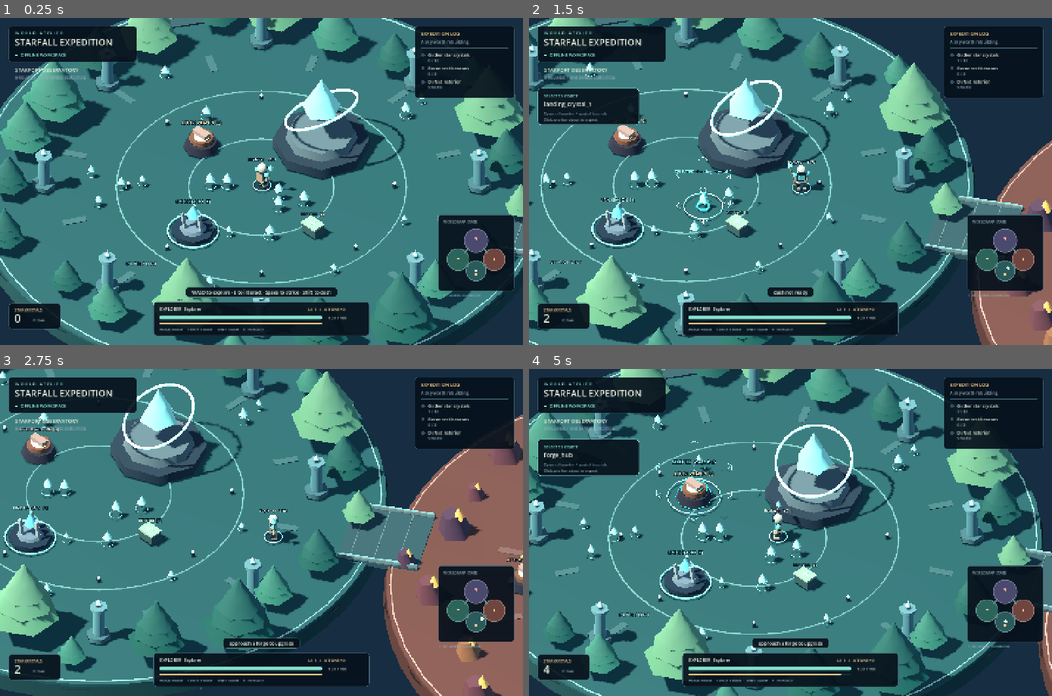
Above: before the commit, frames 1-4 (two rows, left to right).
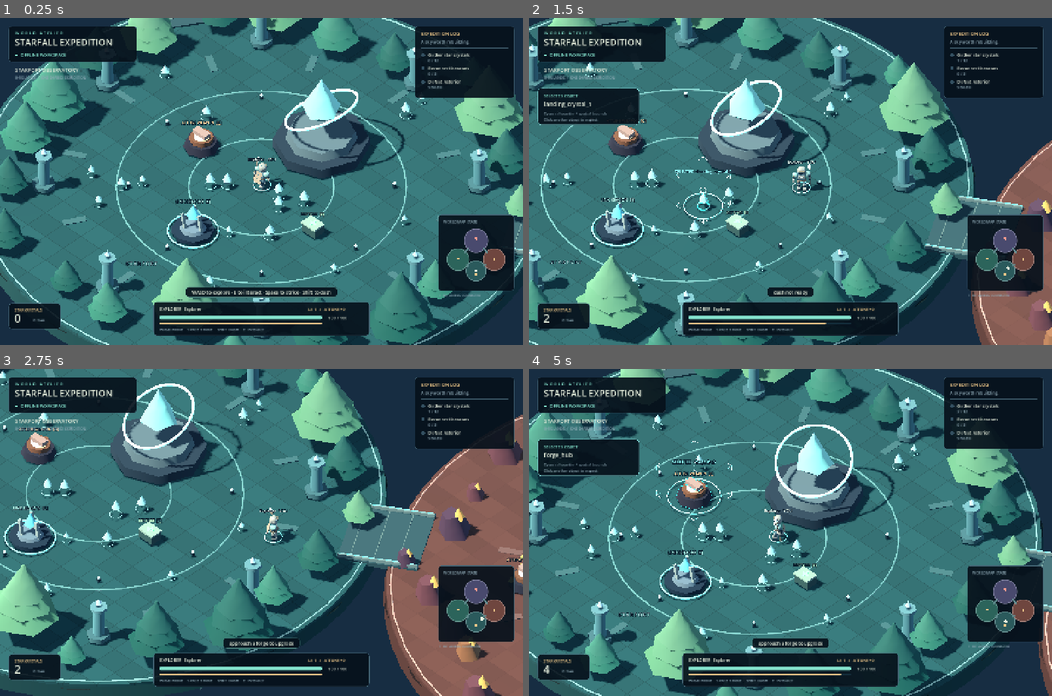
Above: after the commit, the same moments.

Repository: BruceCheng1995/WorldAtelier
Game: Godot game, scene res://main.tscn
Two runs of this game, one before a commit and one after it. Both use one fixed random seed, a clock stepped at 60 frames per second and the inputs below.
Inputs (mouse positions are in pixels of both pictures, inside the frame that each line leads up to):
- Up to frame 1 (0.25 s): no input
- Up to frame 2 (1.5 s): tap Enter at 0.5 s; move the mouse to (905, 165) at 0.52 s; hold D 0.53-1.28 s; tap E at 0.6 s; click (905, 165) at 0.67 s; tap Space at 0.77, 1.07 s; tap Shift at 0.8, 1.35 s; move the mouse to (685, 197) at 1.27 s; hold S from 1.28 s (still down); click (685, 197) at 1.42 s
- Up to frame 3 (2.75 s): tap Space at 1.52, 1.82 s; tap Q at 1.55, 2.1 s; move the mouse to (313, 460) at 2.02 s; release S at 2.03 s; hold D from 2.03 s (still down); hold Space from 2.03 s (still down); click (313, 460) at 2.17 s
- Up to frame 4 (5 s): move the mouse to (764, 597) at 2.77 s; release D at 2.78 s; release Space at 2.78 s; hold W 2.78-3.53 s; tap Space at 2.85, 3.02, 3.32, 3.77, 4.07, 4.52, 4.82 s; click (764, 597) at 2.92 s; tap E at 3.05, 3.6 s; move the mouse to (947, 581) at 3.52 s; hold A from 3.53 s (still down); click (947, 581) at 3.67 s; tap Shift at 3.8, 4.35 s; move the mouse to (633, 483) at 4.27 s; click (633, 483) at 4.42 s; tap Q at 4.55 s

The runs differ from the first frame. In frame 1, 1.5% of the frame differs, in the area x 0-100%, y 0-100%; in frame 2, 1.4%; in frame 3, 1.1%; in frame 4, 1.6%, in the area x 0-97%, y 0-100%.

Commit message:
Add skinned explorer, soundscape and isolated immutable GLB loading

Diff:
--- /dev/null
+++ b/runtimes/godot/scripts/audio.gd
@@ -0,0 +1,37 @@
+extends Node
+var music: AudioStreamPlayer
+var last_event = 0
+var enabled = false
+var streams: Dictionary = {}
+func _ready() -> void:
+	for name in ["strike", "hit", "dash", "collect", "beacon", "heal", "danger", "first_light"]:
+		streams[name] = load("res://assets/audio/" + name + ".wav")
+	music = AudioStreamPlayer.new()
+	music.stream = streams.first_light
+	music.volume_db = -17
+	add_child(music)
+	music.finished.connect(func():
+		if enabled: music.play())
+func activate() -> void:
+	if not enabled:
+		enabled = true
+		music.play()
+func update_state(state: Dictionary, user_id: String) -> void:
+	var player = state.get("players", {}).get(user_id, {})
+	for event in state.get("events", []):
+		if int(event.id) <= last_event:
+			continue
+		last_event = int(event.id)
+		if not enabled or player.is_empty() or float(state.get("world_time", 0)) - float(event.get("time", 0)) > 1:
+			continue
+		if Vector2(player.x - event.x, player.z - event.z).length() > 23:
+			continue
+		var cue = {"slash": "strike", "hit": "hit", "player_hit": "hit", "dash": "dash", "collect": "collect", "beacon": "beacon", "upgrade": "beacon", "victory": "beacon", "heal": "heal", "enemy_attack": "danger"}.get(event.kind, "")
+		if cue.is_empty():
+			continue
+		var voice = AudioStreamPlayer.new()
+		voice.stream = streams[cue]
+		voice.volume_db = -13 if cue != "hit" else -18
+		add_child(voice)
+		voice.finished.connect(voice.queue_free)
+		voice.play()
--- a/runtimes/godot/scripts/game_state.gd
+++ b/runtimes/godot/scripts/game_state.gd
@@ -1,5 +1,6 @@
 class_name ExpeditionState
 extends RefCounted
+const Assets = preload("res://scripts/live_assets.gd")
 
 var content: Dictionary = {}
 var state: Dictionary = {}
@@ -95,6 +96,9 @@
 	var error = validate(candidate)
 	if not error.is_empty():
 		return error
+	var prepared_assets = Assets.prepare(candidate)
+	if not prepared_assets.ok:
+		return prepared_assets.error
 	content = candidate.duplicate(true)
 	state = {"schema": 1, "tick": 0, "world_time": 0.0, "players": {}, "enemies": {}, "objects": {}, "events": [], "tasks": [], "objectives": {"beacons": 0, "boss_defeated": false}, "event_serial": 0}
 	if saved is Dictionary and saved.get("schema", 1) == 1:
--- /dev/null
+++ b/runtimes/godot/scripts/live_assets.gd
@@ -0,0 +1,63 @@
+class_name ExpeditionAssets
+extends RefCounted
+
+# Remote assets are immutable embedded GLBs. Each candidate uses fresh GLTF state
+# and PackedScene instances; no ResourceLoader REPLACE or shared-path overwrite.
+static func prepare(content: Dictionary) -> Dictionary:
+	var scenes = {}
+	var blobs = content.get("asset_blobs", {})
+	if not blobs is Dictionary:
+		return {"ok": false, "error": "asset_blobs must be a dictionary"}
+	var needed = {}
+	for object in content.get("objects", []):
+		if object.has("model_asset"):
+			if not object.model_asset is String or object.model_asset.length() != 64:
+				return {"ok": false, "error": "invalid model_asset hash"}
+			needed[object.model_asset] = true
+	for hash in needed:
+		var blob = blobs.get(hash)
+		if not blob is Dictionary or blob.get("mime") != "model/gltf-binary" or not blob.get("data_base64") is String:
+			return {"ok": false, "error": "missing GLB asset: " + str(hash)}
+		if blob.data_base64.length() > 24 * 1024 * 1024:
+			return {"ok": false, "error": "GLB exceeds 18 MB runtime limit"}
+		var bytes = Marshalls.base64_to_raw(blob.data_base64)
+		var hashing = HashingContext.new()
+		hashing.start(HashingContext.HASH_SHA256)
+		hashing.update(bytes)
+		if hashing.finish().hex_encode() != hash:
+			return {"ok": false, "error": "GLB hash mismatch"}
+		var error = validate_glb(bytes)
+		if not error.is_empty():
+			return {"ok": false, "error": error}
+		var document = GLTFDocument.new()
+		var gltf = GLTFState.new()
+		var code = document.append_from_buffer(bytes, "", gltf)
+		if code != OK:
+			return {"ok": false, "error": "GLB parse failed: " + error_string(code)}
+		var scene = document.generate_scene(gltf)
+		if scene == null:
+			return {"ok": false, "error": "GLB scene generation failed"}
+		var packed = PackedScene.new()
+		code = packed.pack(scene)
+		scene.free()
+		if code != OK:
+			return {"ok": false, "error": "GLB scene packing failed"}
+		scenes[hash] = packed
+	return {"ok": true, "scenes": scenes}
+
+static func validate_glb(bytes: PackedByteArray) -> String:
+	if bytes.size() < 24 or bytes.decode_u32(0) != 0x46546c67 or bytes.decode_u32(4) != 2 or bytes.decode_u32(8) != bytes.size():
+		return "invalid GLB header"
+	var json_length = bytes.decode_u32(12)
+	if bytes.decode_u32(16) != 0x4e4f534a or json_length > bytes.size() - 20:
+		return "invalid GLB JSON chunk"
+	var document = JSON.parse_string(bytes.slice(20, 20 + json_length).get_string_from_utf8())
+	if not document is Dictionary:
+		return "invalid GLB JSON"
+	for key in ["buffers", "images"]:
+		for item in document.get(key, []):
+			if item.has("uri") and not str(item.uri).begins_with("data:"):
+				return "external GLB resources are not permitted; embed them in the GLB"
+	if document.get("nodes", []).size() > 2000 or document.get("meshes", []).size() > 500:
+		return "GLB scene capacity exceeded"
+	return ""
--- a/runtimes/godot/scripts/main.gd
+++ b/runtimes/godot/scripts/main.gd
@@ -3,6 +3,8 @@
 const Game = preload("res://scripts/game_state.gd")
 const Visual = preload("res://scripts/world_visual.gd")
 const Overlay = preload("res://scripts/hud.gd")
+const Soundscape = preload("res://scripts/audio.gd")
+var soundscape: Node
 var game = Game.new()
 var visual: Node3D
 var hud: Control
@@ -21,6 +23,7 @@
 var sent_hello = false
 var connection_status = "PREPARING EXPEDITION"
 var request_serial = 0
+var session_nonce = Crypto.new().generate_random_bytes(12).hex_encode()
 var send_clock = 0.0
 var snapshot_clock = 0.0
 var telemetry_clock = 0.0
@@ -70,6 +73,8 @@
 		if script is Array:
 			input_script = script
 	if DisplayServer.get_name() != "headless" and role != "authority":
+		soundscape = Soundscape.new()
+		add_child(soundscape)
 		visual = Visual.new()
 		add_child(visual)
 		hud = Overlay.new()
@@ -78,6 +83,8 @@
 		canvas.add_child(hud)
 		hud.game_root = self
 		visual.game_root = self
+		if args.has("camera-size"):
+			visual.camera.size = clampf(float(args["camera-size"]), 12, 45)
 	if role == "offline":
 		user_id = str(args.get("offline-user", "offline-explorer"))
 		var candidate = load_json(str(args.get("content", "res://content/world.json")))
@@ -146,6 +153,7 @@
 			scripted_index += 1
 	if visual and initialized:
 		visual.update_world(state, user_id, delta)
+		soundscape.update_state(state, user_id)
 	if hud:
 		hud.queue_redraw()
 	telemetry_clock += delta
@@ -228,7 +236,10 @@
 			initialized = true
 			connection_status = "SYNCHRONIZING WORLD"
 			if visual:
-				visual.build_world(content)
+				error = visual.build_world(content)
+				if not error.is_empty():
+					fail("Client asset preparation failed: " + error)
+					return
 			send({"type": "loaded", "release_id": release_id})
 		"active":
 			active = true
@@ -247,14 +258,18 @@
 			last_sequence = int(packet.get("sequence", last_sequence))
 		"content":
 			active = false
-			var error = Game.validate(packet.get("content"))
+			var candidate = packet.get("content")
+			var error = Game.validate(candidate)
+			if error.is_empty() and visual:
+				error = visual.build_world(candidate)
 			if not error.is_empty():
-				fail("Content update rejected: " + error)
-				return
-			content = packet.content
+				send({"type": "content_rejected", "release_id": packet.get("release_id", ""), "error": error})
+				connection_status = "UPDATE REJECTED · PREVIOUS VIEW"
+				show_log("Content rejected; previous view preserved: " + error)
+				return
+			active = false
+			content = candidate
 			release_id = str(packet.release_id)
-			if visual:
-				visual.build_world(content)
 			send({"type": "loaded", "release_id": release_id})
 			show_log("WORLD UPDATED · your expedition continues")
 		"ack":
@@ -274,6 +289,8 @@
 func issue_command(action: String, payload: Dictionary = {}) -> void:
 	if not active:
 		return
+	if soundscape and action != "move":
+		soundscape.activate()
 	request_serial += 1
 	if role == "offline":
 		var result = game.command(user_id, action, payload)
@@ -282,7 +299,7 @@
 		if action != "move":
 			save_offline()
 	else:
-		send({"type": "command", "request_id": "g-" + str(Time.get_ticks_msec()) + "-" + str(request_serial), "epoch": epoch, "release_id": release_id, "control_generation": control_generation, "action": action, "payload": payload})
+		send({"type": "command", "request_id": "g-" + session_nonce + "-" + str(request_serial), "epoch": epoch, "release_id": release_id, "control_generation": control_generation, "action": action, "payload": payload})
 
 func process_controls(delta: float) -> void:
 	var direction = Vector2.ZERO
@@ -310,6 +327,8 @@
 			issue_command("attack")
 
 func _unhandled_input(event: InputEvent) -> void:
+	if soundscape and (event is InputEventKey or event is InputEventMouseButton):
+		soundscape.activate()
 	if not active:
 		return
 	if event is InputEventKey and event.pressed and not event.echo:
@@ -331,6 +350,10 @@
 			issue_command("select", {"object_id": id})
 		elif event.button_index == MOUSE_BUTTON_RIGHT:
 			issue_command("attack")
+		elif event.button_index == MOUSE_BUTTON_WHEEL_UP and visual:
+			visual.camera.size = maxf(14, visual.camera.size - 2)
+		elif event.button_index == MOUSE_BUTTON_WHEEL_DOWN and visual:
+			visual.camera.size = minf(42, visual.camera.size + 2)
 
 func _on_browser_message(arguments: Array) -> void:
 	if arguments.is_empty():
--- a/runtimes/godot/scripts/world_visual.gd
+++ b/runtimes/godot/scripts/world_visual.gd
@@ -1,4 +1,6 @@
 extends Node3D
+const Assets = preload("res://scripts/live_assets.gd")
+var prepared_assets: Dictionary = {}
 
 var game_root: Node
 var camera: Camera3D
@@ -18,6 +20,7 @@
 var selection: Node3D
 var camera_target = Vector3(0, 0, 6)
 var outline_shader: Shader
+var floor_shader: Shader
 var effects_live: Array = []
 var screen_shake = 0.0
 
@@ -57,8 +60,10 @@
 	add_child(actors)
 	effects = Node3D.new()
 	add_child(effects)
+	floor_shader = Shader.new()
+	floor_shader.code = "shader_type spatial; uniform vec4 stone_color : source_color; uniform float grid_strength = 0.16; varying vec3 world_pos; void vertex(){world_pos=(MODEL_MATRIX*vec4(VERTEX,1.0)).xyz;} void fragment(){vec2 p=world_pos.xz*0.48;vec2 cell=abs(fract(p)-0.5);float grout=smoothstep(0.475,0.495,max(cell.x,cell.y));float variety=sin(floor(p.x)*13.4+floor(p.y)*41.7)*0.045;ALBEDO=stone_color.rgb*(0.95+variety)*(1.0-grout*grid_strength);ROUGHNESS=0.94;}"
 	outline_shader = Shader.new()
-	outline_shader.code = "shader_type spatial; render_mode unshaded,cull_front; uniform vec4 line_color : source_color = vec4(0.3,1.0,1.0,1.0); void vertex(){VERTEX += NORMAL * 0.075;} void fragment(){ALBEDO=line_color.rgb;EMISSION=line_color.rgb*0.8;}"
+	outline_shader.code = "shader_type spatial; render_mode unshaded,cull_front; uniform vec4 line_color : source_color = vec4(0.3,1.0,1.0,1.0); void vertex(){VERTEX += NORMAL * 0.035;} void fragment(){ALBEDO=line_color.rgb;EMISSION=line_color.rgb*0.8;}"
 
 func mat(color: Color, emission: float = 0.0, metal: float = 0.0) -> StandardMaterial3D:
 	var key = color.to_html() + str(emission) + str(metal)
@@ -138,7 +143,11 @@
 	parent.add_child(node)
 	return node
 
-func build_world(candidate: Dictionary) -> void:
+func build_world(candidate: Dictionary) -> String:
+	var prepared = Assets.prepare(candidate)
+	if not prepared.ok:
+		return prepared.error
+	prepared_assets = prepared.scenes
 	content = candidate
 	selected = ""
 	if is_instance_valid(selection):
@@ -168,6 +177,7 @@
 	var title_anchor = Node3D.new()
 	terrain.add_child(title_anchor)
 	label(title_anchor, "S T A R P O R T", Vector3(0, .2, 20), Color("#a6d5d5"), 25)
+	return ""
 
 func build_island(zone: Dictionary) -> void:
 	var root = Node3D.new()
@@ -176,7 +186,12 @@
 	var color = Color(zone.color)
 	cylinder(root, Vector3(0, -4.7, 0), zone.radius * .60, 8.5, color.darkened(.62), zone.radius, 18)
 	cylinder(root, Vector3(0, -.8, 0), zone.radius, 1.3, color.darkened(.24), zone.radius * .99, 56)
-	cylinder(root, Vector3(0, -.06, 0), zone.radius * .99, .25, color, -1, 64)
+	var floor_mesh = cylinder(root, Vector3(0, -.06, 0), zone.radius * .99, .25, color, -1, 64)
+	var floor_material = ShaderMaterial.new()
+	floor_material.shader = floor_shader
+	floor_material.set_shader_parameter("stone_color", color)
+	floor_material.set_shader_parameter("grid_strength", .17 if zone.id in ["observatory", "citadel"] else .035)
+	floor_mesh.material_override = floor_material
 	ring(root, Vector3(0, .09, 0), zone.radius - .6, color.lightened(.25), .07)
 	# Concentric inlaid architecture and radial pathway wedges.
 	for rr in [6.0, 12.0]:
@@ -200,6 +215,11 @@
 	root.set_meta("definition", object)
 	objects[object.id] = root
 	var color = Color(object.get("color", "#72dad2"))
+	if object.has("model_asset") and prepared_assets.has(object.model_asset):
+		var model = prepared_assets[object.model_asset].instantiate()
+		root.add_child(model)
+		model.name = "ContentModel"
+		return
 	match object.kind:
 		"bridge":
 			box(root, Vector3(0, -.25, 0), Vector3(object.length, .45, object.width), Color("#416369"))
@@ -291,6 +311,21 @@
 func actor(player: bool, kind: String, color: Color) -> Node3D:
 	var root = Node3D.new()
 	actors.add_child(root)
+	if player and ResourceLoader.exists("res://assets/explorer.glb"):
+		var packed = load("res://assets/explorer.glb")
+		var avatar = packed.instantiate()
+		avatar.name = "Avatar"
+		avatar.rotation.y = PI
+		root.add_child(avatar)
+		ring(root, Vector3(0, .08, 0), .72, color, .04)
+		label(root, "EXPLORER", Vector3(0, 2.9, 0), Color("#e5f6ec"), 22).name = "NameLabel"
+		var animations = avatar.find_children("*", "AnimationPlayer", true, false)
+		if not animations.is_empty():
+			root.set_meta("animation_player", animations[0])
+			for animation_name in animations[0].get_animation_list():
+				if str(animation_name) in ["Idle", "Walk"]:
+					animations[0].get_animation(animation_name).loop_mode = Animation.LOOP_LINEAR
+		return root
 	if player:
 		cylinder(root, Vector3(0, .06, 0), .7, .06, Color(.06, .13, .2, .5), -1, 16)
 		ring(root, Vector3(0, .08, 0), .74, color, .045)
@@ -362,11 +397,21 @@
 		var facing = Vector2(player.get("facing_x", 0), player.get("facing_z", -1))
 		node.rotation.y = lerp_angle(node.rotation.y, atan2(-facing.x, -facing.y), delta * 15)
 		var motion = clampf(distance * 5, 0, 1)
-		node.get_node("Body").position.y = sin(time * 14) * .07 * motion
-		node.get_node("LeftLeg").rotation.x = sin(time * 14) * .45 * motion
-		node.get_node("RightLeg").rotation.x = -sin(time * 14) * .45 * motion
 		var attacking = float(player.get("attack_until", 0)) > float(state.get("world_time", 0))
-		node.get_node("Body/Weapon").rotation.x = -.9 + sin(time * 28) * .8 if attacking else .08
+		if node.has_meta("animation_player"):
+			var anim = node.get_meta("animation_player")
+			var clip = "Walk" if motion > .13 else "Idle"
+			if float(player.get("dash_until", 0)) > float(state.get("world_time", 0)):
+				clip = "Dash"
+			elif attacking:
+				clip = "Strike"
+			if anim.current_animation != clip and anim.has_animation(clip):
+				anim.play(clip, .10)
+		else:
+			node.get_node("Body").position.y = sin(time * 14) * .07 * motion
+			node.get_node("LeftLeg").rotation.x = sin(time * 14) * .45 * motion
+			node.get_node("RightLeg").rotation.x = -sin(time * 14) * .45 * motion
+			node.get_node("Body/Weapon").rotation.x = -.9 + sin(time * 28) * .8 if attacking else .08
 		node.get_node("NameLabel").text = str(player.get("name", "Explorer")) + (" · YOU" if id == local_user else "")
 		if id == local_user:
 			camera_target = camera_target.lerp(desired, minf(1, delta * 5))
Not shown, added: runtimes/godot/assets/audio/beacon.wav.import
Not shown, added: runtimes/godot/assets/audio/collect.wav.import
Not shown, added: runtimes/godot/assets/audio/danger.wav.import
Not shown, added: runtimes/godot/assets/audio/dash.wav.import
Not shown, added: runtimes/godot/assets/audio/first_light.wav.import
Not shown, added: runtimes/godot/assets/audio/heal.wav.import
Not shown, added: runtimes/godot/assets/audio/hit.wav.import
Not shown, added: runtimes/godot/assets/audio/strike.wav.import
Binary file added: runtimes/godot/assets/explorer.glb
Not shown, added: runtimes/godot/assets/explorer.glb.import
Not shown, added: runtimes/godot/assets/source/.gdignore
Not shown, added: runtimes/godot/scripts/audio.gd.uid
(and 12 more such lines)
